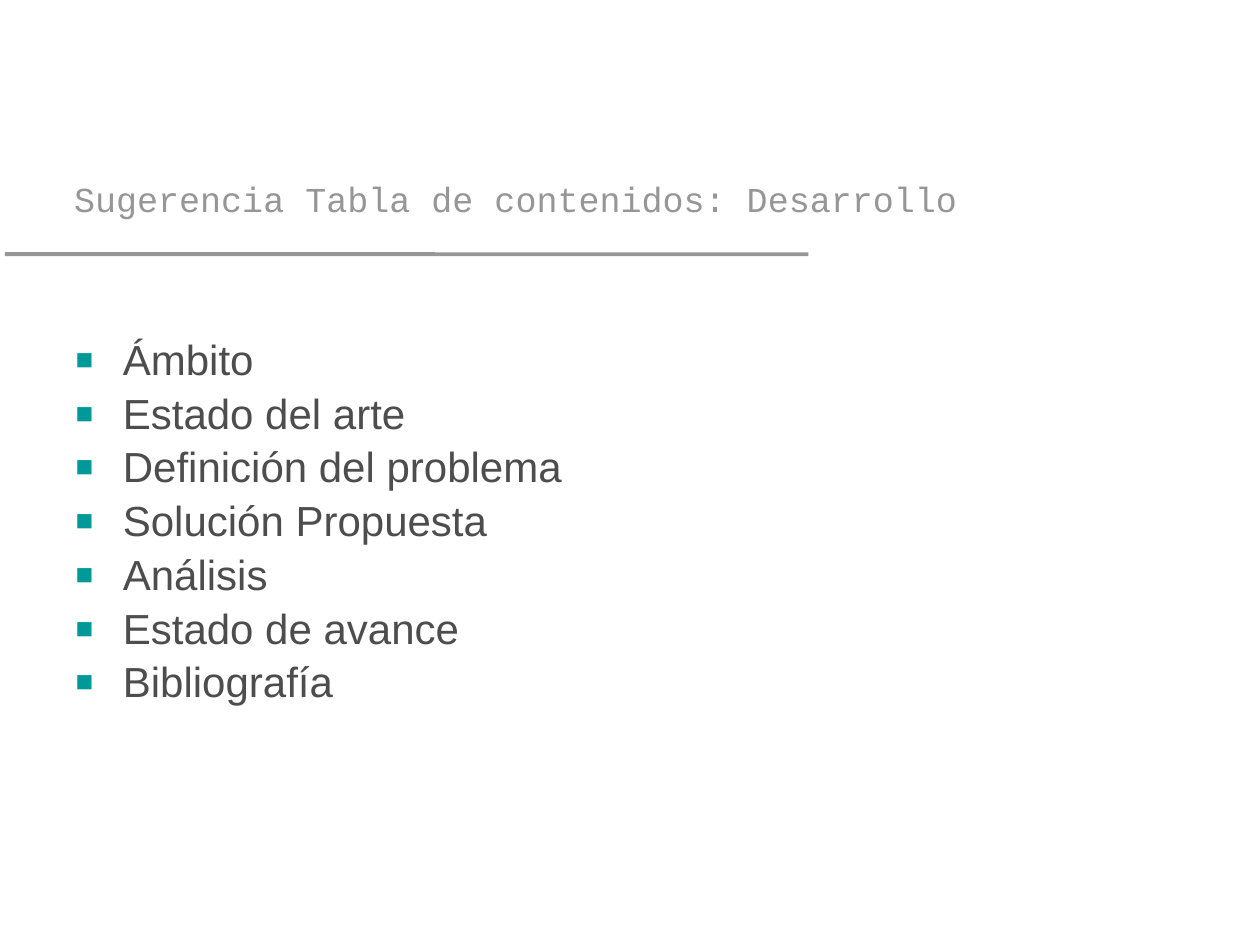
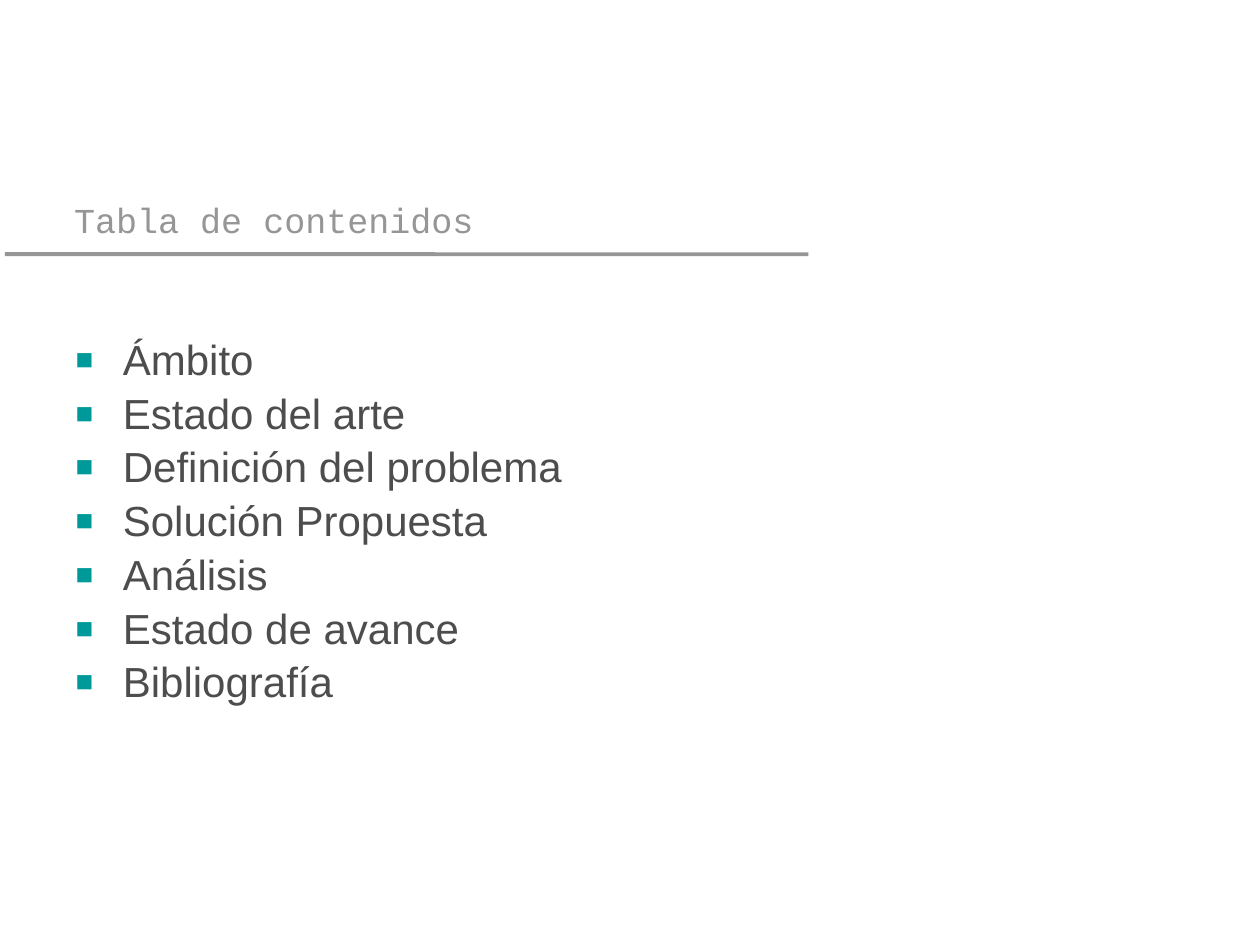
Before and after one commit to yano2h/TESIS, a slide deck: slide 2 of Presentaciones/Plantilla Pres 2_2012.pptx. Drawn at 1260x945 pixels with LibreOffice and Linux fonts; fonts in the diff are those of the drawing; background and template pictures are left out. Boxes give left, top, right and bottom in pixels: in the first picture for what was removed or moved away, otherwise in the second. Text is boxed around its words. In the diff, an @@ line names an element or a change of style, - is before the commit and + after.

```diff
--- a/Presentaciones/Plantilla Pres 2_2012.pptx
+++ b/Presentaciones/Plantilla Pres 2_2012.pptx
@@ title at (x1=74, y1=208, x2=473, y2=234): text changed @@
-Sugerencia Tabla de contenidos: Desarrollo
+Tabla de contenidos
```
Also in this commit, not shown: 7 other slides changed, 4 slides added, 3 slides removed, 1 other file.
